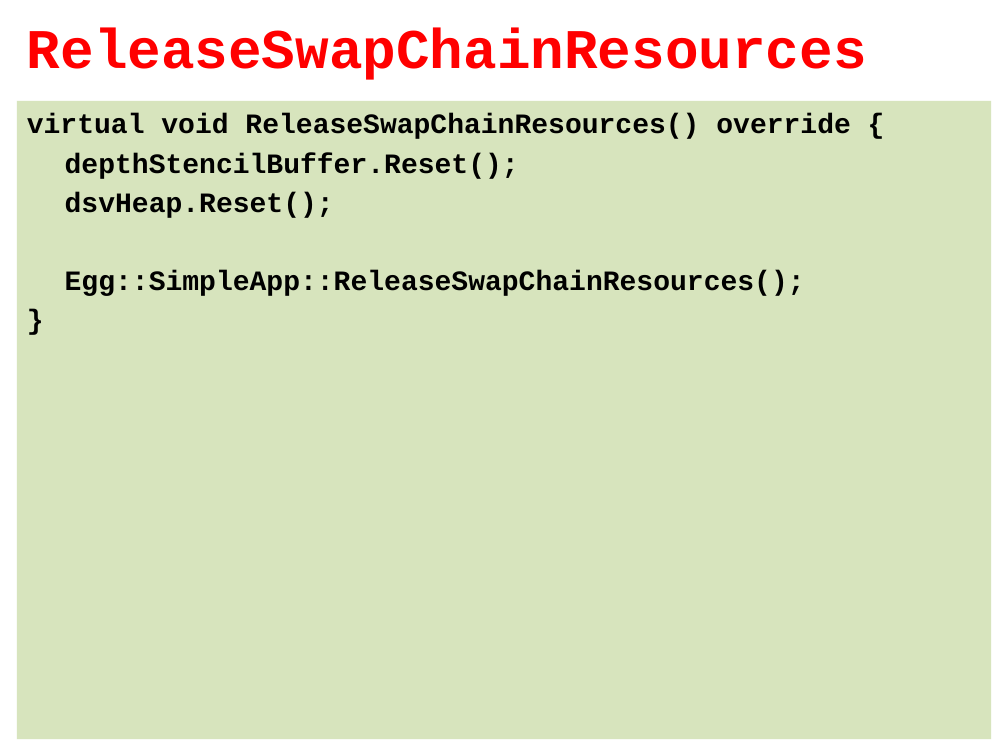
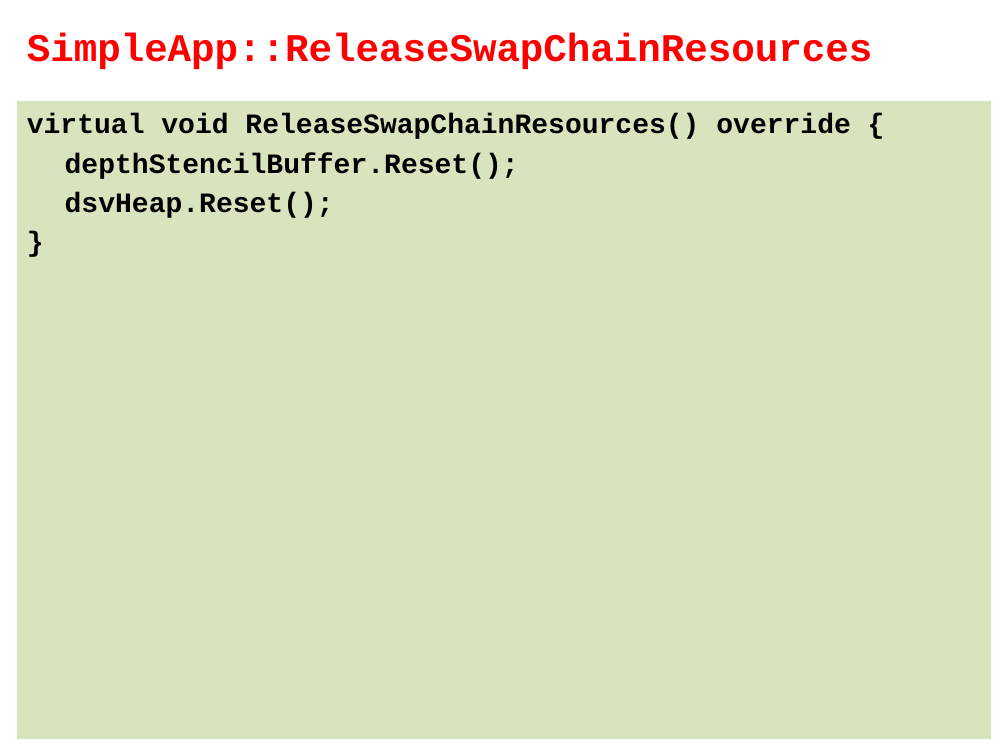
Before and after one commit to szecsi/dx12, a slide deck: slide 14 of Slides/ggl003-Assimp.pptx. Drawn at 1008x756 pixels with LibreOffice and Linux fonts; fonts in the diff are those of the drawing; background and template pictures are left out. Boxes give left, top, right and bottom in pixels: in the first picture for what was removed or moved away, otherwise in the second. Text is boxed around its words. In the diff, an @@ line names an element or a change of style, - is before the commit and + after.

```diff
--- a/Slides/ggl003-Assimp.pptx
+++ b/Slides/ggl003-Assimp.pptx
@@ title at (27,33,872,69): text changed; size 40 to 28 pt @@
-ReleaseSwapChainResources
+SimpleApp::ReleaseSwapChainResources
@@ text at (65,270,805,296): paragraph removed @@
-Egg::SimpleApp::ReleaseSwapChainResources();
```
Also in this commit, not shown: 4 other slides changed, 16 other files.
